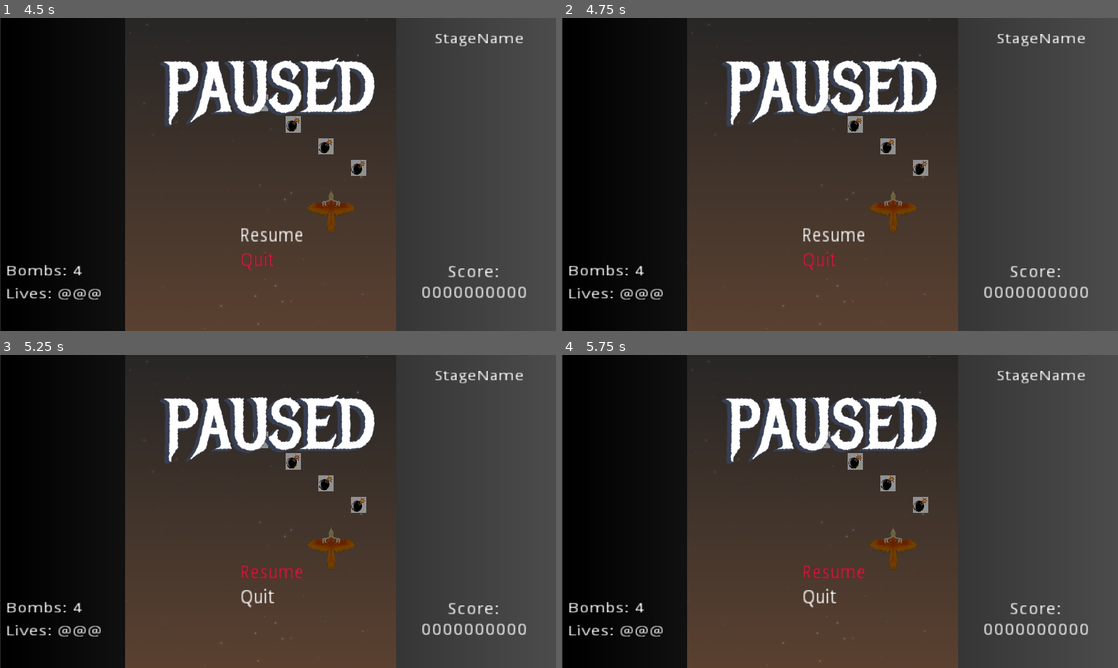
Above: before the commit, frames 1-4 (two rows, left to right).
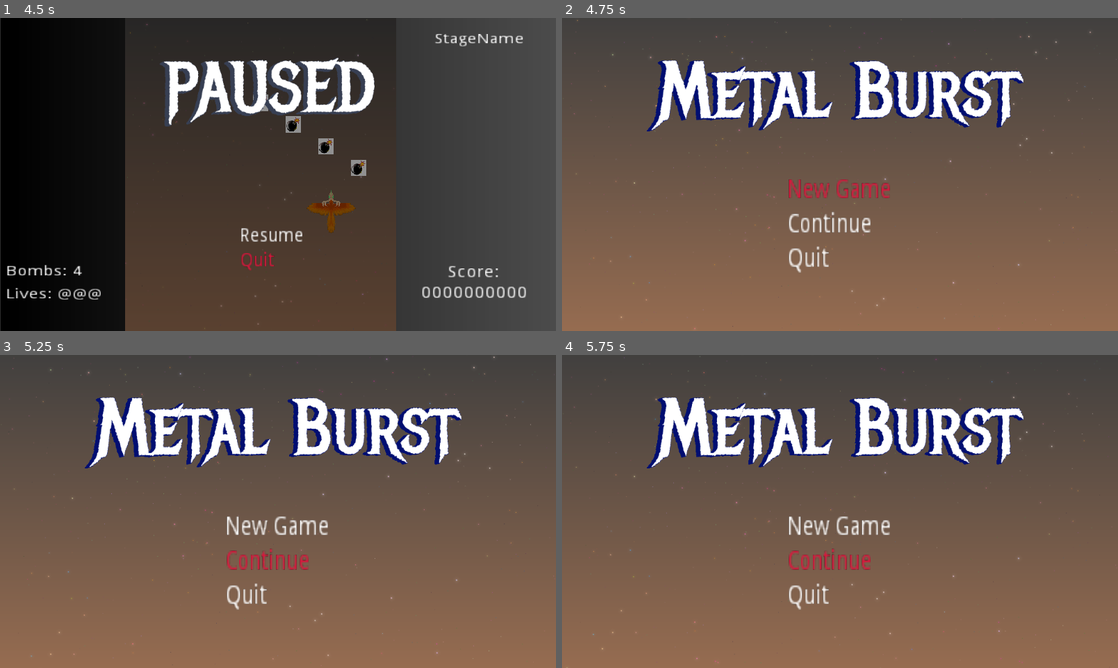
Above: after the commit, the same moments.

Repository: kyperbelt/MetalBurstPGJ
Game: Godot game, scene res://Prefabs/Screens/TitleScreen.tscn
Same seed, same stepped clock (60 frames per second), same inputs: the game is played once before the commit and once after it.
Inputs:
- Up to frame 1 (4.5 s): tap Enter (ui_accept) at 0.5, 0.77, 1.52, 3.02, 3.77 s; hold D (move_right) 0.53-1.28 s; hold Space (fire) 0.53-1.28 s; hold S (move_down) 1.28-2.03 s; tap Shift (move_slower) at 1.35 s; hold D (move_right) 2.03-2.78 s; hold X (player_bomb) 2.03-2.78 s; hold W (move_up) 2.78-3.53 s; tap Space (fire) at 2.85 s; hold Shift (move_slower) 3.53-4.28 s; hold A (move_left) from 3.53 s (still down); tap Escape (pause) at 4.15 s; tap X (player_bomb) at 4.35 s
- Up to frame 2 (4.75 s): keep holding A (move_left); tap Enter (ui_accept) at 4.52 s
- Up to frame 3 (5.25 s): release A (move_left) at 5.03 s; hold S (move_down) from 5.03 s (still down); hold Space (fire) from 5.03 s (still down)
- Up to frame 4 (5.75 s): keep holding S (move_down); keep holding Space (fire)

Frame 1 is identical in both runs. In frame 2, 92% of the frame differs, in the area x 0-100%, y 0-100%; in frame 3, 92%; in frame 4, 92%.

Commit message:
Pause Screen Fix
You can now exit to the main menu
from the pause screen

Diff:
--- a/MetalBurstGame/Prefabs/Screens/PauseScreen.gd
+++ b/MetalBurstGame/Prefabs/Screens/PauseScreen.gd
@@ -29,7 +29,7 @@
 			hide()
 			set_process(false)
 		1:
-			var scene = "res://Prefabs_UIScreens/TitleScreen.tscn"
+			var scene = "res://Prefabs/Screens/TitleScreen.tscn"
 			var result = get_tree().change_scene(scene)
 			if(result != OK):
 				print("could not change to scene %s" % scene)
